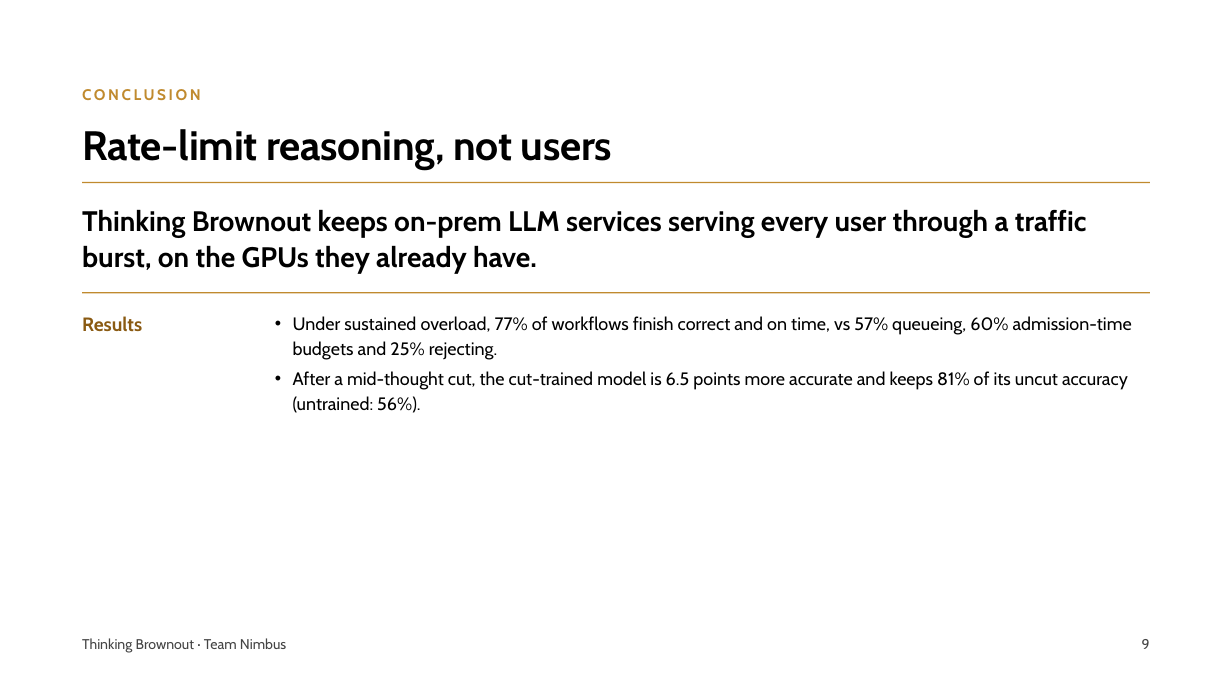
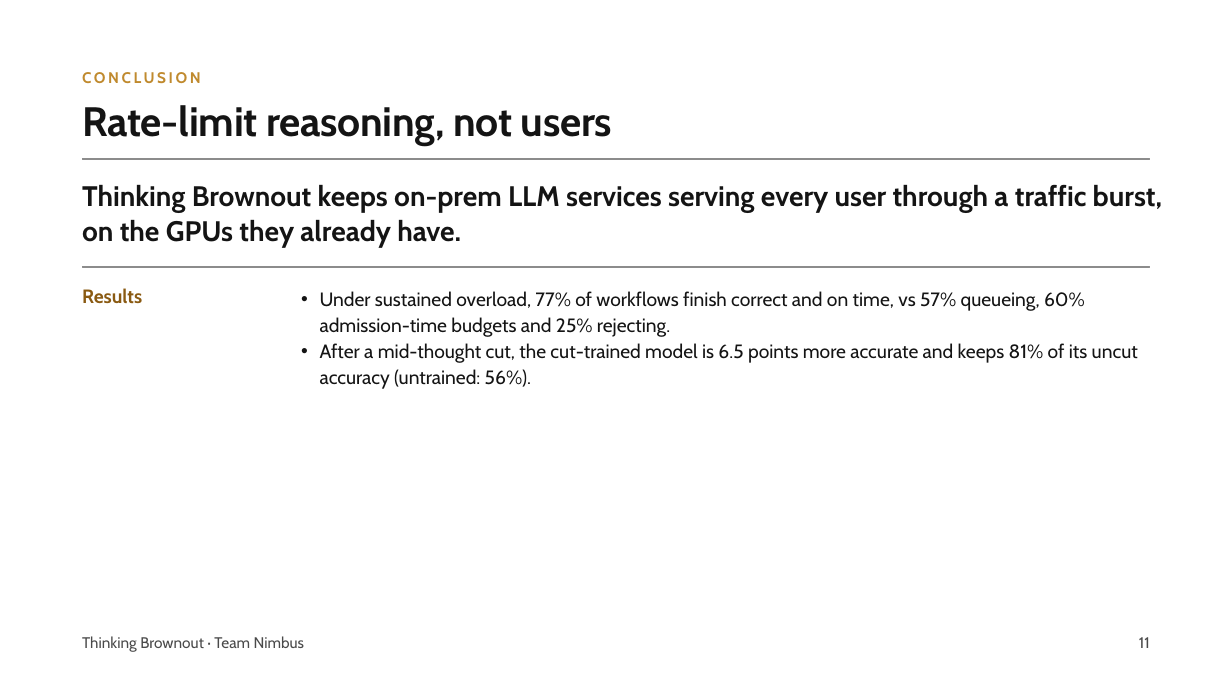
Before and after one commit to pyangyu/team1_nimbus_copy, a slide deck: slide 11 of Symposium Slides.pptx (slide 9 before the commit). Drawn at 1232x693 pixels with LibreOffice and Linux fonts; fonts in the diff are those of the drawing; grey boxes stand for pictures. Boxes give left, top, right and bottom in pixels: in the first picture for what was removed or moved away, otherwise in the second. Text is boxed around its words. In the diff, an @@ line names an element or a change of style, - is before the commit and + after.

```diff
--- a/Symposium Slides.pptx
+++ b/Symposium Slides.pptx
@@ text "CONCLUSION": place and size @@
-text "CONCLUSION" at <box>82,89,201,100</box>
+text "CONCLUSION" at <box>82,72,201,83</box>
@@ text "CONCLUSION" at <box>82,72,201,83</box>: line spacing 16.8pt to 15.6pt @@
@@ title "Rate-limit reasoning, not users": place and size @@
-title "Rate-limit reasoning, not users" at <box>82,129,612,170</box>
+title "Rate-limit reasoning, not users" at <box>82,105,612,145</box>
@@ title "Rate-limit reasoning, not users" at <box>82,105,612,145</box>: text colour #000000 to #141414 @@
@@ text "Thinking Brownout keeps on-prem LLM ..." at <box>82,185,1162,247</box>: text colour #000000 to #141414 @@
@@ text "Thinking Brownout keeps on-prem LLM ...": place and size @@
-text "Thinking Brownout keeps on-prem LLM ..." at <box>82,209,1087,273</box>
+text "Thinking Brownout keeps on-prem LLM ..." at <box>82,185,1162,247</box>
@@ picture added at <box>82,158,1151,159</box> @@
@@ line removed from (82, 182) to (1150, 182) @@
@@ picture added at <box>82,266,1151,267</box> @@
@@ text "Results": place and size @@
-text "Results" at <box>82,316,142,332</box>
+text "Results" at <box>82,288,142,304</box>
@@ text "Results" at <box>82,288,142,304</box>: line spacing 21pt to 18pt @@
@@ line removed from (82, 293) to (1150, 293) @@
@@ text "Under sustained overload, 77% of ...": place and size @@
-text "Under sustained overload, 77% of ..." at <box>293,316,1132,413</box>
+text "Under sustained overload, 77% of ..." at <box>320,291,1138,389</box>
@@ text "Under sustained overload, 77% of ..." at <box>320,291,1138,389</box>: size 14 to 15 pt, text colour #000000 to #141414; indent changed; line spacing 19.6pt to 20.2pt; less space between paragraphs @@
@@ text "Thinking Brownout · Team Nimbus" at <box>82,636,304,652</box>: size 11 to 12 pt, text colour #444444 to #4A4A4A; line spacing 15.4pt to 15.6pt @@
@@ text added at <box>1139,637,1150,648</box>, 12 pt, text #4A4A4A @@
+11
@@ text removed at <box>1142,639,1150,649</box> @@
-9
```
Also in this commit, not shown: 7 other slides changed, 3 slides added, 1 slide removed.
